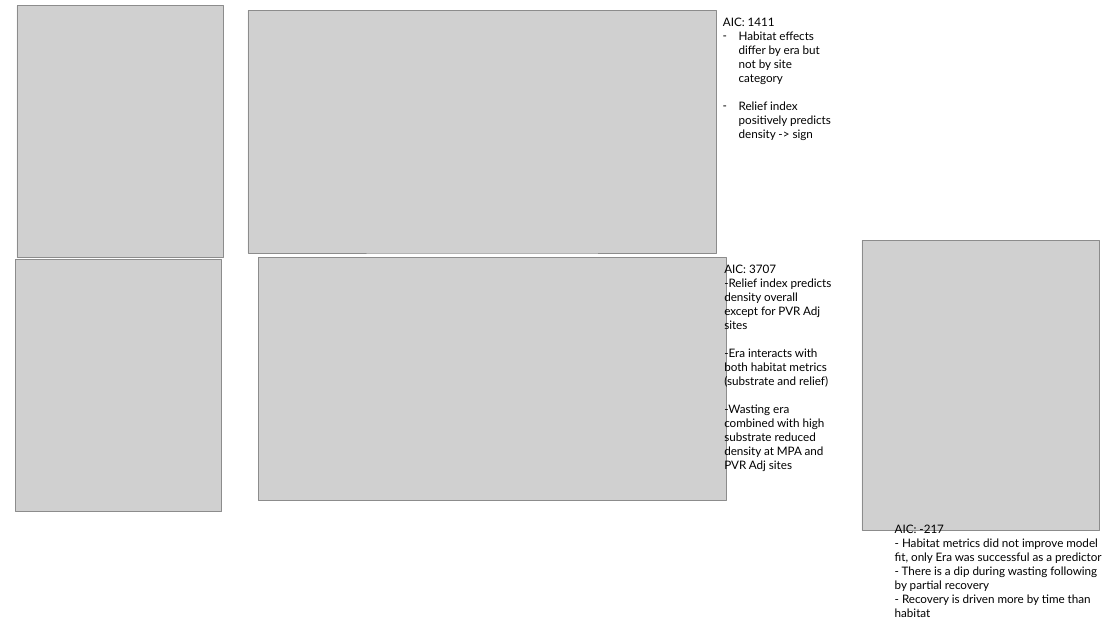
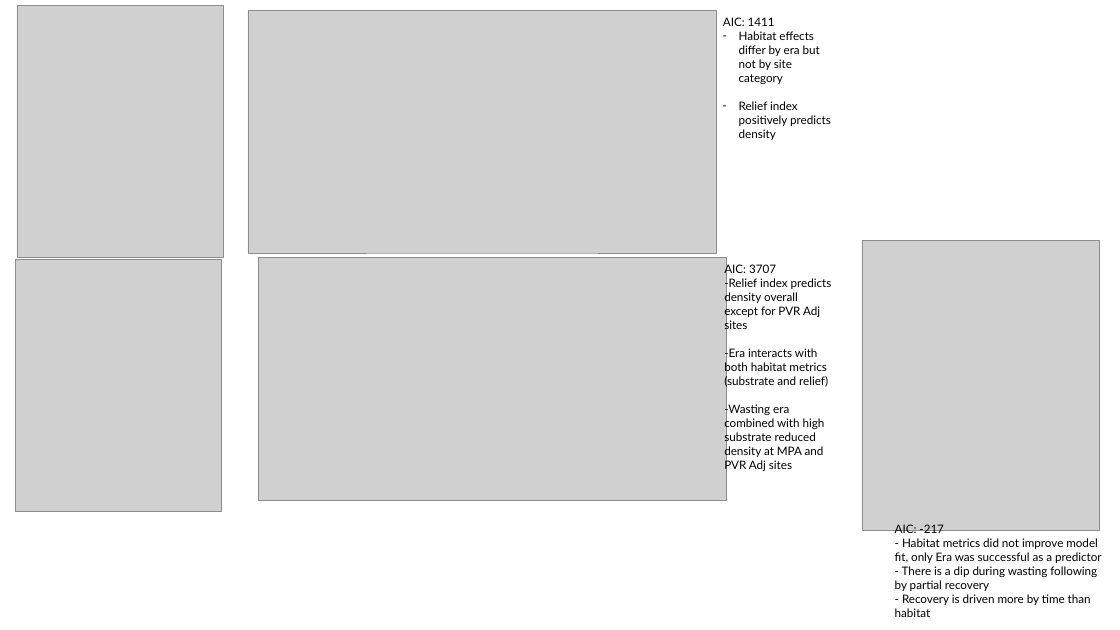
Before and after one commit to alyssaplayer/AP-VRG-PVR-RefugiaAR, a slide deck: slide 2 of Figure Curation PVR VRG.pptx. Drawn at 1120x630 pixels with LibreOffice and Linux fonts; fonts in the diff are those of the drawing; grey boxes stand for pictures. Boxes give left, top, right and bottom in pixels: in the first picture for what was removed or moved away, otherwise in the second. Text is boxed around its words. In the diff, an @@ line names an element or a change of style, - is before the commit and + after.

```diff
--- a/Figure Curation PVR VRG.pptx
+++ b/Figure Curation PVR VRG.pptx
@@ text at [739, 101, 831, 140]: text changed @@
-– Relief index positively predicts density -> sign
+– Relief index positively predicts density
```
Also in this commit, not shown: 1 other slide changed, 2 other files.
